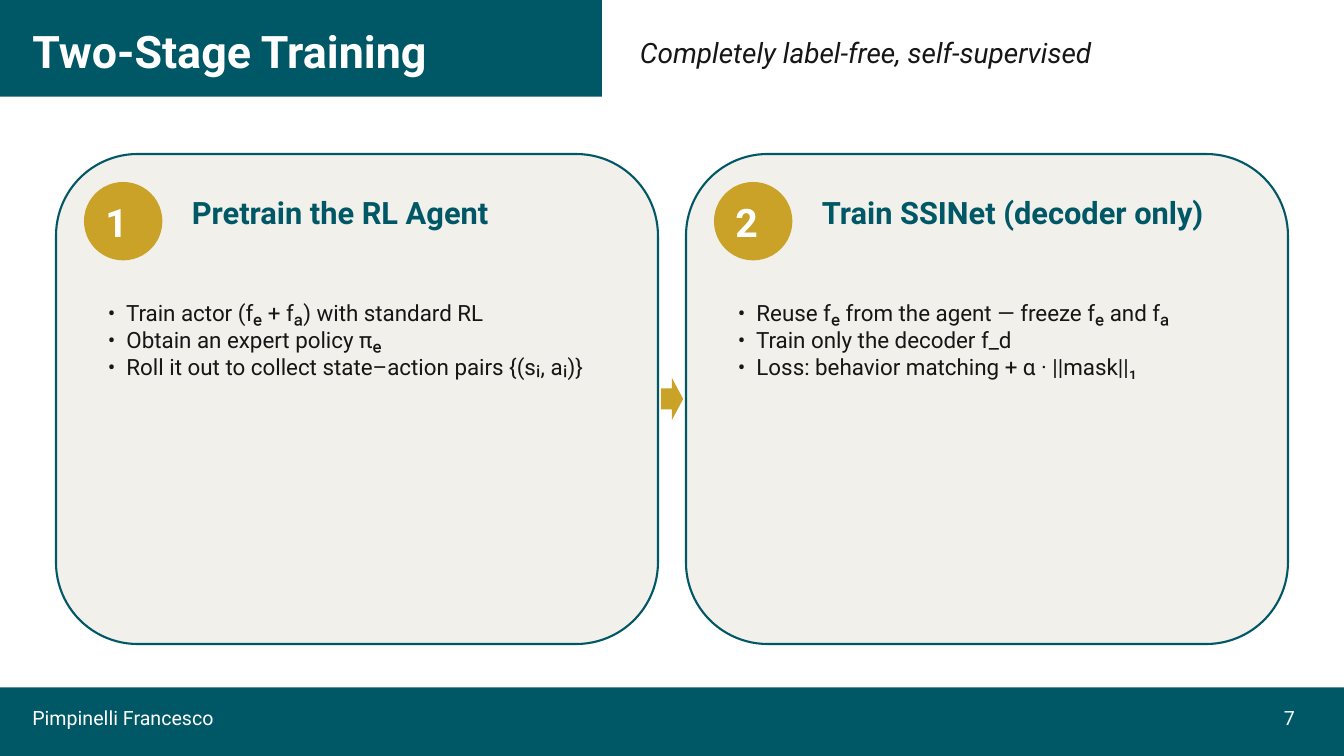
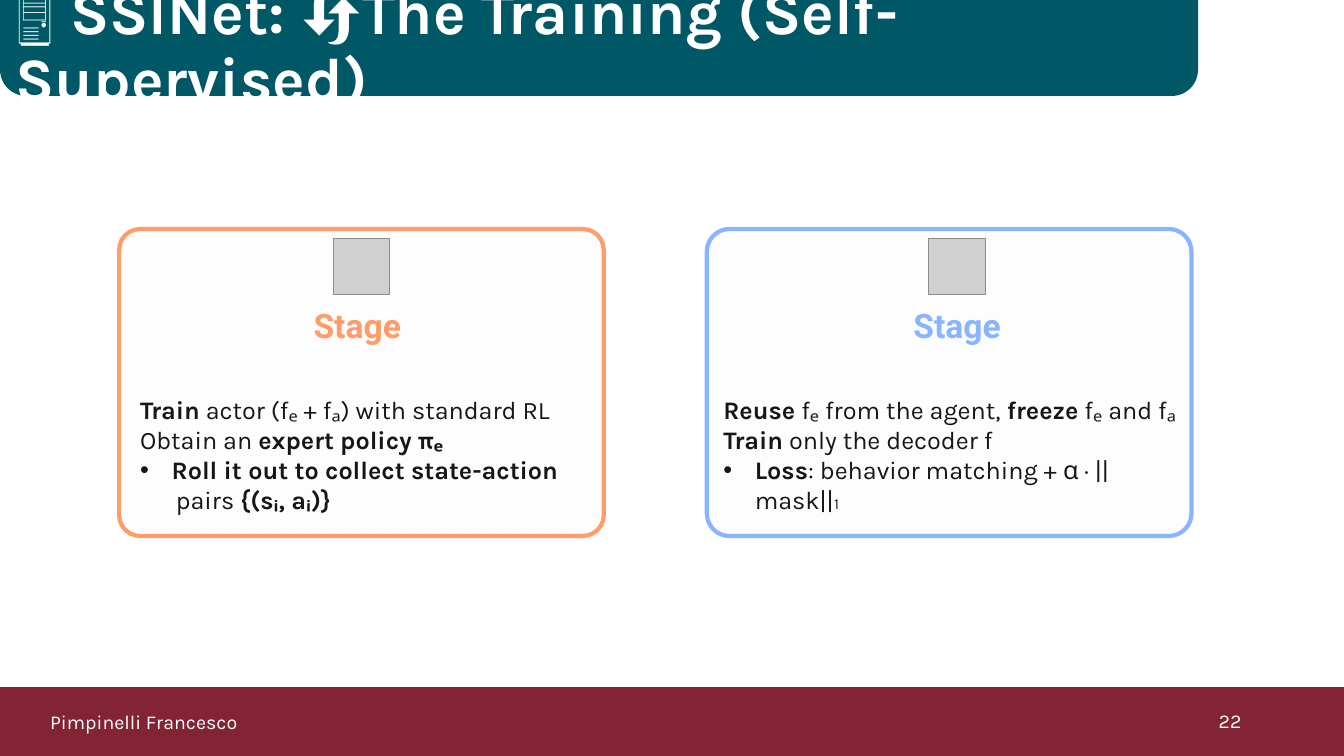
Before and after one commit to Pimpi7/Molecular-SSINet, a slide deck: slide 22 of Presentation.pptx (slide 19 before the commit). Drawn at 1344x756 pixels with LibreOffice and Linux fonts; fonts in the diff are those of the drawing; grey boxes stand for pictures. Boxes give left, top, right and bottom in pixels: in the first picture for what was removed or moved away, otherwise in the second. Text is boxed around its words. In the diff, an @@ line names an element or a change of style, - is before the commit and + after.

```diff
--- a/Presentation.pptx
+++ b/Presentation.pptx
@@ rectangle removed at <box>0,0,602,97</box> @@
@@ round same rect added at <box>0,0,1199,96</box>, fill #005866 @@
@@ text added at <box>16,0,899,116</box>, 44 pt, text #FFFFFF, bold @@
+🖥️ SSINet: 🔄️The Training (Self-Supervised)
@@ text removed at <box>32,35,427,78</box> @@
-Two-Stage Training
@@ text removed at <box>640,41,1092,69</box> @@
-Completely label-free, self-supervised
@@ ellipse removed at <box>84,182,162,261</box> @@
-1
@@ text removed at <box>192,201,489,231</box> @@
-Pretrain the RL Agent
@@ ellipse removed at <box>714,182,792,261</box> @@
-2
@@ text removed at <box>822,200,1203,231</box> @@
-Train SSINet (decoder only)
@@ rounded rectangle: place and size @@
-rounded rectangle at <box>56,154,658,644</box>
+rounded rectangle at <box>119,229,604,536</box>
@@ rounded rectangle at <box>119,229,604,536</box>: fill #F2F0EA to #FDFDFD; outline #005866 1.5 pt to #FF9C67 3 pt; proportions changed @@
@@ picture added at <box>334,238,390,294</box> @@
@@ rounded rectangle: place and size @@
-rounded rectangle at <box>687,154,1289,644</box>
+rounded rectangle at <box>707,229,1192,536</box>
@@ rounded rectangle at <box>707,229,1192,536</box>: fill #F2F0EA to #FDFDFD; outline #005866 1.5 pt to #88B5FF 3 pt; proportions changed @@
@@ picture added at <box>930,238,986,294</box> @@
@@ text added at <box>314,314,401,345</box>, 24 pt, text #FF9C67, bold @@
+Stage
@@ text added at <box>913,314,1000,345</box>, 24 pt, text #88B5FF, bold @@
+Stage
@@ right arrow removed at <box>661,378,684,420</box> @@
@@ text at <box>140,401,558,515</box>: text changed; size 16 to 18 pt; font Roboto to Karla @@
-• Train actor (fₑ + fₐ) with standard RL
-• Obtain an expert policy πₑ
-• Roll it out to collect state–action pairs {(sᵢ, aᵢ)}
+• Train actor (fₑ + fₐ) with standard RL
+  Obtain an expert policy πₑ
+  Roll it out to collect state-action
+pairs {(sᵢ, aᵢ)}
@@ text at <box>723,401,1152,512</box>: text changed; size 16 to 18 pt; font Roboto to Karla @@
-• Reuse fₑ from the agent — freeze fₑ and fₐ
-• Train only the decoder f_d
-• Loss: behavior matching + α · ||mask||₁
+• Reuse fₑ from the agent, freeze fₑ and fₐ
+  Train only the decoder f
+  Loss: behavior matching + α · ||mask||₁
@@ rectangle at <box>0,688,1344,756</box>: fill #005866 to #822433; outline none to #822433 1.5 pt @@
@@ text "Pimpinelli Francesco" at <box>50,715,237,734</box>: font Roboto to Karla; alignment left to centre; vertical alignment top to middle @@
@@ page number added at <box>1219,715,1242,728</box>, 14 pt, text #FFFFFF @@
+22
@@ text removed at <box>1284,711,1295,725</box> @@
-7
```
Also in this commit, not shown: 11 other slides changed, 9 slides added, 4 slides removed, 17 other files.
